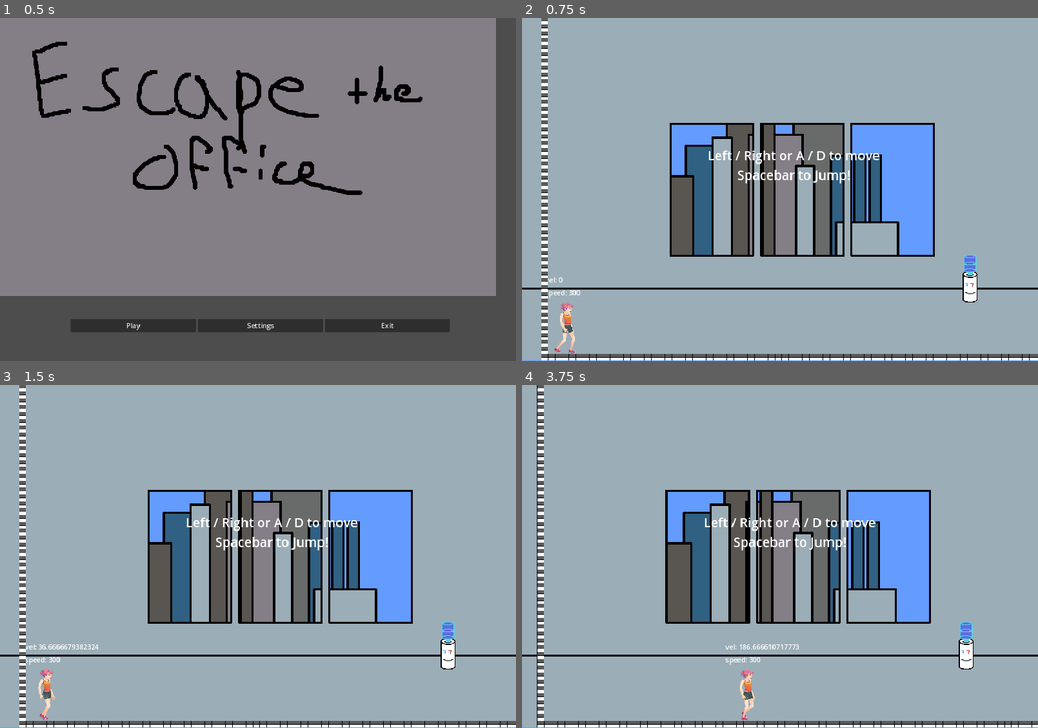
Above: before the commit, frames 1-4 (two rows, left to right).
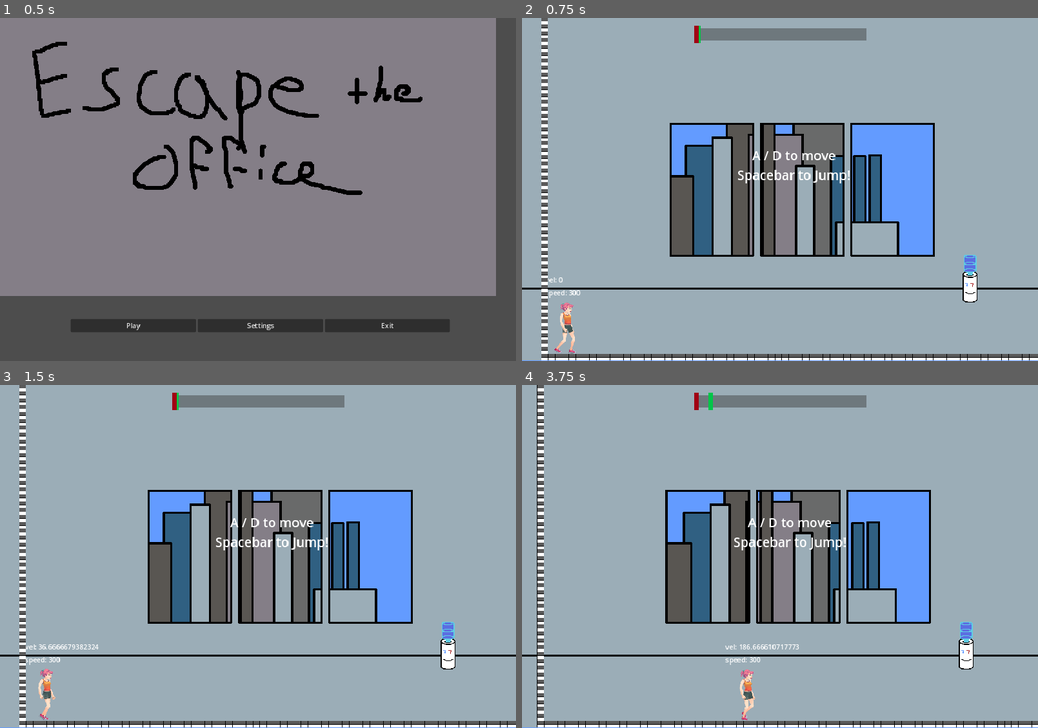
Above: after the commit, the same moments.

Repository: pilsnerpals/escape-gwj
Game: Godot game, scene res://Scenes/Menus/MainMenu.tscn
Same seed, same stepped clock (60 frames per second), same inputs: the game is played once before the commit and once after it. The engine's default icon, where the game draws it, is replaced by a stand-in: a white triangle on a blue panel in a dark square. Sound files missing from this copy of the repository are replaced by a short silence.
Inputs:
- Up to frame 1 (0.5 s): no input
- Up to frame 2 (0.75 s): click "Play" at 0.5 s
- Up to frame 3 (1.5 s): tap Enter at 1.25 s; hold D (move_right) from 1.28 s (still down)
- Up to frame 4 (3.75 s): tap Space (move_jump) at 1.52, 2.27 s; release D (move_right) at 2.78 s; hold A (move_left) 2.78-3.53 s; hold D (move_right) from 3.53 s (still down)

Frame 1 is identical in both runs. In frame 2, 1.6% of the frame differs, in the area x 33-70%, y 2-43%; in frame 3, 1.6%; in frame 4, 1.7%, in the area x 33-69%, y 2-43%.

Commit message:
add progress bar

Diff:
--- a/Scenes/Level0.tscn
+++ b/Scenes/Level0.tscn
@@ -1477,7 +1477,7 @@
 offset_right = 790.0
 offset_bottom = 387.0
 theme_override_font_sizes/font_size = 30
-text = "Left / Right or A / D to move
+text = "A / D to move
 Spacebar to Jump!"
 horizontal_alignment = 1
 
--- /dev/null
+++ b/Scenes/ProgressBar.gd
@@ -0,0 +1,21 @@
+extends Control
+
+@export var playerPos: float = 0
+@export var bossPos: float = 0
+@export var maxLen: float = 1200
+# Called when the node enters the scene tree for the first time.
+func _ready():
+	pass # Replace with function body.
+
+func setPlayerPos(x: float):
+	playerPos = x
+func setBossPos(x: float):
+	bossPos = x
+func setMaxLength(x: float):
+	maxLen = x
+
+# Called every frame. 'delta' is the elapsed time since the previous frame.
+func _process(delta):
+	%PlayerTracker.position.x = ((playerPos / maxLen) * 400) - 200
+	%BossTracker.position.x = ((bossPos / maxLen) * 400) - 200
+	pass
--- a/Scenes/game_play.gd
+++ b/Scenes/game_play.gd
@@ -17,8 +17,13 @@
 	for w in coworkers:
 		w.player_hit.connect(%Player._on_co_worker_player_hit)
 
+	# hard coded for level 0 need to figure out how to deal with this a better way
+	%ProgressBar.setMaxLength(5920)
+
 # Called every frame. 'delta' is the elapsed time since the previous frame.
 func _process(delta):
+	%ProgressBar.setPlayerPos(%Player.position.x)
+	#%ProgressBar.setBossPos(%Boss.position.x)
 	pass
 
 
--- a/Scenes/game_play.tscn
+++ b/Scenes/game_play.tscn
@@ -1,11 +1,12 @@
-[gd_scene load_steps=7 format=3 uid="uid://kru6guy3hudv"]
+[gd_scene load_steps=8 format=3 uid="uid://ca7li0etwjdw0"]
 
 [ext_resource type="PackedScene" uid="uid://dy3rbt3i2iv2e" path="res://Scenes/Player/Player.tscn" id="1_rl3dm"]
 [ext_resource type="Script" path="res://Scenes/game_play.gd" id="1_ymad7"]
 [ext_resource type="AudioStream" uid="uid://ew6juit8ml2c" path="res://Assets/Sound/BGM/BigCarTheft.mp3" id="3_5o3fs"]
 [ext_resource type="AudioStream" uid="uid://d3n80kk2ls6i7" path="res://Assets/Sound/BGM/Don'tStop.mp3" id="5_mk8rm"]
 [ext_resource type="AudioStream" uid="uid://bsxqi5i8g60ck" path="res://Assets/Sound/BGM/ThoughtBot.mp3" id="6_34u7a"]
-[ext_resource type="PackedScene" uid="uid://bfbgrjoikrs2j" path="res://Scenes/Level0.tscn" id="6_jxg7l"]
+[ext_resource type="PackedScene" uid="uid://c215ytjk6ucnr" path="res://Scenes/Level0.tscn" id="6_jxg7l"]
+[ext_resource type="PackedScene" uid="uid://46bnmi8lm3xn" path="res://Scenes/progress_bar.tscn" id="7_poj0y"]
 
 [node name="GamePlay" type="Node"]
 script = ExtResource("1_ymad7")
@@ -42,6 +43,17 @@
 
 [node name="Level0" parent="." instance=ExtResource("6_jxg7l")]
 
+[node name="CanvasLayer" type="CanvasLayer" parent="."]
+
+[node name="ProgressBar" parent="CanvasLayer" instance=ExtResource("7_poj0y")]
+unique_name_in_owner = true
+anchors_preset = 5
+anchor_left = 0.5
+anchor_right = 0.5
+offset_top = 38.0
+offset_bottom = 38.0
+grow_horizontal = 2
+
 [connection signal="finished" from="bgm1" to="." method="_on_bgm_1_finished"]
 [connection signal="finished" from="bgm2" to="." method="_on_bgm_2_finished"]
 [connection signal="finished" from="bgm3" to="." method="_on_bgm_3_finished"]
--- /dev/null
+++ b/Scenes/progress_bar.tscn
@@ -0,0 +1,48 @@
+[gd_scene load_steps=2 format=3 uid="uid://46bnmi8lm3xn"]
+
+[ext_resource type="Script" path="res://Scenes/ProgressBar.gd" id="1_t8xpm"]
+
+[node name="ProgressBar" type="Control"]
+layout_mode = 3
+anchors_preset = 0
+script = ExtResource("1_t8xpm")
+
+[node name="ColorRect" type="ColorRect" parent="."]
+layout_mode = 1
+anchors_preset = 8
+anchor_left = 0.5
+anchor_top = 0.5
+anchor_right = 0.5
+anchor_bottom = 0.5
+offset_left = -200.0
+offset_top = -14.5
+offset_right = 200.0
+offset_bottom = 14.5
+grow_horizontal = 2
+grow_vertical = 2
+color = Color(0.223529, 0.223529, 0.223529, 0.458824)
+
+[node name="PlayerTracker" type="ColorRect" parent="."]
+unique_name_in_owner = true
+layout_mode = 0
+offset_left = -200.0
+offset_top = -20.0
+offset_right = -190.0
+offset_bottom = 20.0
+color = Color(0, 0.776471, 0.282353, 1)
+
+[node name="BossTracker" type="ColorRect" parent="."]
+unique_name_in_owner = true
+layout_mode = 1
+anchors_preset = 8
+anchor_left = 0.5
+anchor_top = 0.5
+anchor_right = 0.5
+anchor_bottom = 0.5
+offset_left = -200.0
+offset_top = -20.0
+offset_right = -190.0
+offset_bottom = 20.0
+grow_horizontal = 2
+grow_vertical = 2
+color = Color(0.631373, 0, 0.0745098, 1)
Not shown: 1 places in Scenes/Level0.tscn that only renumber resources
